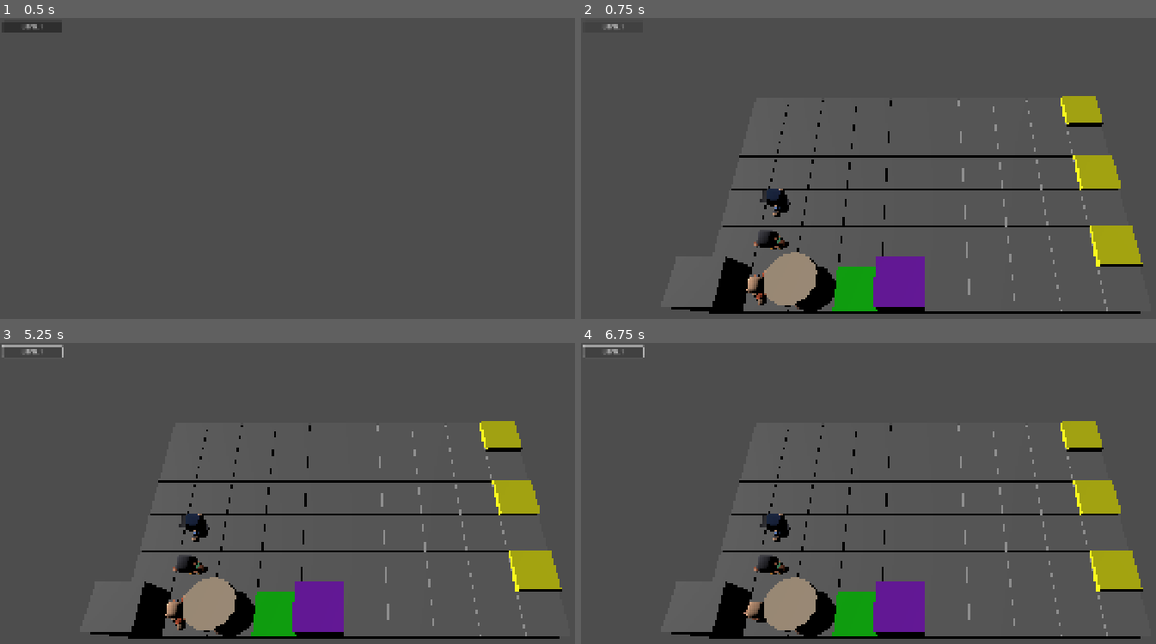
Above: before the commit, frames 1-4 (two rows, left to right).
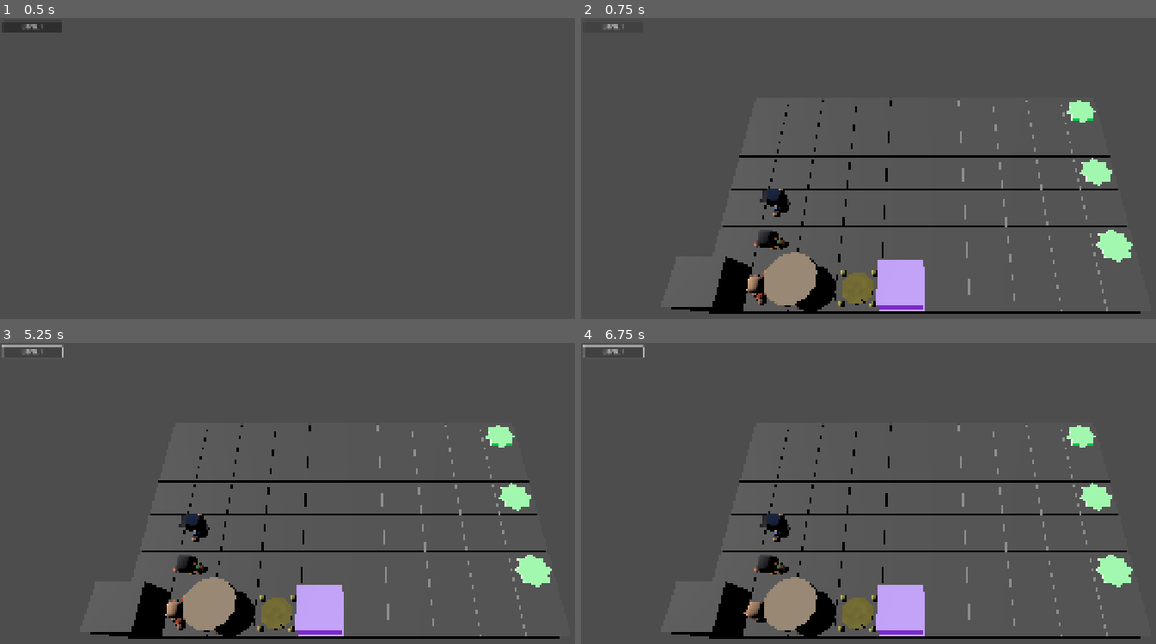
Above: after the commit, the same moments.

Repository: ggestein/jigsaw-of-the-sinking-star
Game: Godot game, scene res://scenes/tests/test_level_with_theme.tscn
The game is run twice, just before and just after one commit, with the same random seed, the same clock (stepped at 60 frames per second) and the same inputs. Before the commit the project has no main scene; this scene is started directly in both runs.
Inputs:
- Up to frame 1 (0.5 s): no input
- Up to frame 2 (0.75 s): click "LEVEL 1" at 0.5 s
- Up to frame 3 (5.25 s): click "LEVEL 1" at 1.25 s; tap Enter at 2, 3.5, 5 s; hold D 2.03-2.78 s; tap R at 2.1 s; tap Space at 2.75, 4.25 s; hold S 2.78-3.53 s; tap Z at 2.85 s; hold D 3.53-4.28 s; tap C at 3.6 s; hold W 4.28-5.03 s; tap F at 4.35 s; hold A from 5.03 s (still down); tap Tab at 5.1 s
- Up to frame 4 (6.75 s): tap Space at 5.75 s; tap R at 5.85 s; release A at 6.53 s; hold S from 6.53 s (still down); tap Z at 6.6 s

Frame 1 is identical in both runs. In frame 2, 5.1% of the frame differs, in the area x 43-98%, y 25-98%; in frame 3, 5.1%; in frame 4, 5.1%.

Commit message:
improve pad/door/goal visual appearance

Diff:
--- a/project.godot
+++ b/project.godot
@@ -11,6 +11,7 @@
 [application]
 
 config/name="jigsaw-of-the-sinking-star"
+run/main_scene="uid://djm6pc5q5id1n"
 config/features=PackedStringArray("4.7", "Forward Plus")
 config/icon="res://icon.svg"
 
--- /dev/null
+++ b/scenes/entities/door.tscn
@@ -0,0 +1,40 @@
+[gd_scene format=3 uid="uid://qlo2m5sevqxw"]
+
+[ext_resource type="Script" uid="uid://dgpp5unbin2aa" path="res://scripts/entities/door.gd" id="1_dn7cs"]
+
+[sub_resource type="StandardMaterial3D" id="StandardMaterial3D_se8m8"]
+emission_enabled = true
+emission = Color(0.48190004, 0.17380002, 0.79, 1)
+
+[sub_resource type="BoxMesh" id="BoxMesh_se8m8"]
+
+[node name="Door" type="Node3D" unique_id=1551931203]
+script = ExtResource("1_dn7cs")
+speed = 6.0
+
+[node name="MeshInstance3D" type="MeshInstance3D" parent="." unique_id=346792723]
+transform = Transform3D(1, 0, 0, 0, 0.05, 0, 0, 0, 0.05, 0, 0, 0.475)
+material_override = SubResource("StandardMaterial3D_se8m8")
+mesh = SubResource("BoxMesh_se8m8")
+
+[node name="MeshInstance3D3" type="MeshInstance3D" parent="." unique_id=922834070]
+transform = Transform3D(0.05, 0, 0, 0, 0.05, 0, 0, 0, 1, 0.475, 0, 0)
+material_override = SubResource("StandardMaterial3D_se8m8")
+mesh = SubResource("BoxMesh_se8m8")
+
+[node name="MeshInstance3D4" type="MeshInstance3D" parent="." unique_id=2105647362]
+transform = Transform3D(0.05, 0, 0, 0, 0.05, 0, 0, 0, 1, -0.475, 0, 0)
+material_override = SubResource("StandardMaterial3D_se8m8")
+mesh = SubResource("BoxMesh_se8m8")
+
+[node name="MeshInstance3D2" type="MeshInstance3D" parent="." unique_id=199039724]
+transform = Transform3D(1, 0, 0, 0, 0.05, 0, 0, 0, 0.05, 0, 0, -0.475)
+material_override = SubResource("StandardMaterial3D_se8m8")
+mesh = SubResource("BoxMesh_se8m8")
+
+[node name="MainBody" type="Node3D" parent="." unique_id=1452375036]
+
+[node name="Mesh" type="MeshInstance3D" parent="MainBody" unique_id=1529772611]
+transform = Transform3D(0.9, 0, 0, 0, 0.9, 0, 0, 0, 0.9, 0, -0.55, 0)
+material_override = SubResource("StandardMaterial3D_se8m8")
+mesh = SubResource("BoxMesh_se8m8")
--- /dev/null
+++ b/scenes/entities/goal.tscn
@@ -0,0 +1,48 @@
+[gd_scene format=3 uid="uid://dvmitufjh1fsf"]
+
+[ext_resource type="Script" uid="uid://cjjssnokhp2b5" path="res://scripts/entities/goal.gd" id="1_c1763"]
+
+[sub_resource type="StandardMaterial3D" id="StandardMaterial3D_y3kor"]
+emission_enabled = true
+emission = Color(0, 1, 0.36666656, 1)
+emission_energy_multiplier = 0.78
+
+[sub_resource type="BoxMesh" id="BoxMesh_se8m8"]
+
+[sub_resource type="BoxMesh" id="BoxMesh_y3kor"]
+
+[node name="Goal" type="Node3D" unique_id=3486556]
+script = ExtResource("1_c1763")
+
+[node name="MeshInstance3D" type="MeshInstance3D" parent="." unique_id=525103265]
+transform = Transform3D(0.6, 0, 0, 0, 0.1, 0, 0, 0, 0.6, 0, 0, 0)
+material_override = SubResource("StandardMaterial3D_y3kor")
+mesh = SubResource("BoxMesh_se8m8")
+
+[node name="MeshInstance3D2" type="MeshInstance3D" parent="." unique_id=1774952464]
+transform = Transform3D(0.42426407, 0, 0.42426407, 0, 0.1, 0, -0.42426407, 0, 0.42426407, 0, 0, 0)
+material_override = SubResource("StandardMaterial3D_y3kor")
+mesh = SubResource("BoxMesh_se8m8")
+
+[node name="ActiveMark" type="Node3D" parent="." unique_id=276236443]
+visible = false
+
+[node name="MeshInstance3D" type="MeshInstance3D" parent="ActiveMark" unique_id=223712617]
+transform = Transform3D(1, 0, 0, 0, 0.05, 0, 0, 0, 0.05, 0, 0, 0.475)
+material_override = SubResource("StandardMaterial3D_y3kor")
+mesh = SubResource("BoxMesh_y3kor")
+
+[node name="MeshInstance3D2" type="MeshInstance3D" parent="ActiveMark" unique_id=424748157]
+transform = Transform3D(1, 0, 0, 0, 0.05, 0, 0, 0, 0.05, 0, 0, -0.475)
+material_override = SubResource("StandardMaterial3D_y3kor")
+mesh = SubResource("BoxMesh_y3kor")
+
+[node name="MeshInstance3D3" type="MeshInstance3D" parent="ActiveMark" unique_id=58425374]
+transform = Transform3D(0.05, 0, 0, 0, 0.05, 0, 0, 0, 1, -0.475, 0, 0)
+material_override = SubResource("StandardMaterial3D_y3kor")
+mesh = SubResource("BoxMesh_y3kor")
+
+[node name="MeshInstance3D4" type="MeshInstance3D" parent="ActiveMark" unique_id=42397917]
+transform = Transform3D(0.05, 0, 0, 0, 0.05, 0, 0, 0, 1, 0.475, 0, 0)
+material_override = SubResource("StandardMaterial3D_y3kor")
+mesh = SubResource("BoxMesh_y3kor")
--- /dev/null
+++ b/scenes/entities/pad.tscn
@@ -0,0 +1,58 @@
+[gd_scene format=3 uid="uid://bxuafrxju32c3"]
+
+[ext_resource type="Script" uid="uid://cbwqsywgkqclq" path="res://scripts/entities/pad.gd" id="1_2nkda"]
+
+[sub_resource type="FastNoiseLite" id="FastNoiseLite_382rk"]
+
+[sub_resource type="NoiseTexture2D" id="NoiseTexture2D_2nkda"]
+noise = SubResource("FastNoiseLite_382rk")
+
+[sub_resource type="NoiseTexture2D" id="NoiseTexture2D_j2u2j"]
+noise = SubResource("FastNoiseLite_382rk")
+
+[sub_resource type="StandardMaterial3D" id="StandardMaterial3D_2nkda"]
+albedo_color = Color(0.76, 0.71034664, 0.3344, 1)
+roughness_texture = SubResource("NoiseTexture2D_j2u2j")
+normal_enabled = true
+normal_scale = 0.2
+normal_texture = SubResource("NoiseTexture2D_2nkda")
+
+[sub_resource type="CylinderMesh" id="CylinderMesh_se8m8"]
+
+[sub_resource type="SphereMesh" id="SphereMesh_se8m8"]
+
+[node name="Pad" type="Node3D" unique_id=512721982]
+script = ExtResource("1_2nkda")
+move_speed = 1.0
+
+[node name="MainButton" type="Node3D" parent="." unique_id=87388952]
+
+[node name="MeshInstance3D" type="MeshInstance3D" parent="MainButton" unique_id=489742232]
+transform = Transform3D(0.7, 0, 0, 0, 0.1, 0, 0, 0, 0.7, 0, 0, 0)
+material_override = SubResource("StandardMaterial3D_2nkda")
+mesh = SubResource("CylinderMesh_se8m8")
+
+[node name="MeshInstance3D2" type="MeshInstance3D" parent="MainButton" unique_id=1376743893]
+transform = Transform3D(0.6, 0, 0, 0, 0.13, 0, 0, 0, 0.6, 0, 0, 0)
+material_override = SubResource("StandardMaterial3D_2nkda")
+mesh = SubResource("CylinderMesh_se8m8")
+
+[node name="Deco0" type="MeshInstance3D" parent="." unique_id=1907354183]
+transform = Transform3D(0.15, 0, 0, 0, 0.15, 0, 0, 0, 0.15, -0.35, 0, 0.35)
+material_override = SubResource("StandardMaterial3D_2nkda")
+mesh = SubResource("SphereMesh_se8m8")
+
+[node name="Deco2" type="MeshInstance3D" parent="." unique_id=1322123596]
+transform = Transform3D(0.15, 0, 0, 0, 0.15, 0, 0, 0, 0.15, 0.35, 0, -0.35)
+material_override = SubResource("StandardMaterial3D_2nkda")
+mesh = SubResource("SphereMesh_se8m8")
+
+[node name="Deco3" type="MeshInstance3D" parent="." unique_id=1844649894]
+transform = Transform3D(0.15, 0, 0, 0, 0.15, 0, 0, 0, 0.15, -0.35, 0, -0.35)
+material_override = SubResource("StandardMaterial3D_2nkda")
+mesh = SubResource("SphereMesh_se8m8")
+
+[node name="Deco1" type="MeshInstance3D" parent="." unique_id=727562587]
+transform = Transform3D(0.15, 0, 0, 0, 0.15, 0, 0, 0, 0.15, 0.35, 0, 0.35)
+material_override = SubResource("StandardMaterial3D_2nkda")
+mesh = SubResource("SphereMesh_se8m8")
--- a/scripts/asset_path_config.gd
+++ b/scripts/asset_path_config.gd
@@ -4,6 +4,7 @@
 const CASTLE_BASE_PATH: StringName = "res://arts/kenney_castle_kit/"
 const CHARACTER_BASE_PATH: StringName = "res://arts/kenney_mini_characters/"
 const EFFECT_BASE_PATH: StringName = "res://scenes/effects/"
+const ENTITIES_BASE_PATH: StringName = "res://scenes/entities/"
 
 static func character_warrior_packedscene_path() -> StringName:
 	return CHARACTER_BASE_PATH + "character-male-b.glb"
@@ -19,3 +20,12 @@
 
 static func exchange_effect_packedscene_path() -> StringName:
 	return EFFECT_BASE_PATH + "exchange_effect.tscn"
+
+static func pad_packedscene_path() -> StringName:
+	return ENTITIES_BASE_PATH + "pad.tscn"
+
+static func goal_packedscene_path() -> StringName:
+	return ENTITIES_BASE_PATH + "goal.tscn"
+
+static func door_packedscene_path() -> StringName:
+	return ENTITIES_BASE_PATH + "door.tscn"
--- /dev/null
+++ b/scripts/entities/door.gd
@@ -0,0 +1,19 @@
+class_name Door
+extends Node3D
+
+@export var speed := 1.0
+@onready var main_body: Node3D = $"MainBody"
+
+var unlock := false
+func set_unlock_im(unlock: bool):
+	self.unlock = unlock
+	var target_height := 0.0 if unlock else 1.0
+	main_body.position = Vector3(0.0, target_height, 0.0)
+
+func set_unlock(unlock: bool):
+	self.unlock = unlock
+
+# Called every frame. 'delta' is the elapsed time since the previous frame.
+func _process(delta: float) -> void:
+	var target_height := 0.0 if unlock else 1.0
+	main_body.position = main_body.position.move_toward(Vector3(0.0, target_height, 0.0), delta * speed)
--- /dev/null
+++ b/scripts/entities/goal.gd
@@ -0,0 +1,33 @@
+class_name Goal
+extends Node3D
+
+@export var active_mark_position: float = 0.3
+@export var active_mark_rotate_speed: float = 1.0
+@export var active_mark_vertical_speed: float = 0.1
+@export var active_mark_float_dist: float = 0.1
+@export var active_mark_float_speed: float = 1.0
+@onready var active_mark: Node3D = $"ActiveMark"
+var active: bool = false
+var time: float = 0.0
+var active_mark_center_pos: Vector3 = Vector3.ZERO
+
+func set_active(active: bool):
+	self.active = active
+
+func _process(delta: float) -> void:
+	if active:
+		time += delta
+		if not active_mark.visible:
+			active_mark.visible = true
+		active_mark.rotate(Vector3.UP, delta * active_mark_rotate_speed)
+		var active_mark_height := active_mark_position
+		var target_pos := Vector3(0.0, active_mark_height, 0.0)
+		active_mark_center_pos = active_mark_center_pos.move_toward(target_pos, delta * active_mark_vertical_speed)
+		var float_dist := active_mark_float_dist * sin(active_mark_float_speed * time)
+		active_mark.position = active_mark_center_pos + Vector3(0.0, float_dist, 0.0)
+	else:
+		if active_mark.visible:
+			active_mark.visible = false
+		active_mark.position = Vector3.ZERO
+		active_mark_center_pos = Vector3.ZERO
+		time = 0.0
--- /dev/null
+++ b/scripts/entities/pad.gd
@@ -0,0 +1,26 @@
+class_name Pad
+extends Node3D
+
+@export var pressed_position: float = -0.1
+@export var move_speed: float = 0.2
+@onready var main_button: Node3D = $"MainButton"
+
+var is_pressed: bool = false
+# Called when the node enters the scene tree for the first time.
+func _ready() -> void:
+	pass # Replace with function body.
+
+
+# Called every frame. 'delta' is the elapsed time since the previous frame.
+func _process(delta: float) -> void:
+	var target_pos := pressed_position if is_pressed else 0.0
+	main_button.position = main_button.position.move_toward(Vector3(0.0, target_pos, 0.0), move_speed * delta)
+	pass
+
+func set_pressed_im(pressed: bool):
+	is_pressed = pressed
+	var target_pos := pressed_position if is_pressed else 0.0
+	main_button.position = Vector3(0.0, target_pos, 0.0)
+
+func set_pressed(pressed: bool):
+	is_pressed = pressed
--- a/scripts/main_game.gd
+++ b/scripts/main_game.gd
@@ -40,9 +40,9 @@
 var obstacle_node_map: Dictionary[int, Node3D]
 var box_node_map: Dictionary[int, Node3D]
 var character_node_map: Dictionary[int, Node3D]
-var pad_node_map: Dictionary[int, Node3D]
-var door_node_map: Dictionary[int, Node3D]
-var goal_node_map: Dictionary[int, Node3D]
+var pad_node_map: Dictionary[int, Pad]
+var door_node_map: Dictionary[int, Door]
+var goal_node_map: Dictionary[int, Goal]
 var main_camera: Camera3D
 var player_input_queue: Array[CoreGameplay.PlayerInput] = []
 var core_gameplay_event_queue: Array[CoreGameplay.Event] = []
@@ -121,38 +121,31 @@
 	# setup pads
 	for pad_idx in range(0, len(game_instance_args.level_data.pads)):
 		var pad_pos := game_instance_args.level_data.pads[pad_idx]
-		var pad_inst := MeshInstance3D.new()
-		pad_inst.mesh = BoxMesh.new()
-		pad_inst.material_override = StandardMaterial3D.new()
-		pad_inst.material_override.albedo_color = Color.GREEN
+		var pad_proto: PackedScene = load(AssetPathConfig.pad_packedscene_path())
+		var pad_inst := pad_proto.instantiate()
 		pad_inst.name = "PAD_%d" % pad_idx
 		add_child(pad_inst)
-		pad_inst.position = grid_to_world(pad_pos) - Vector3.UP * 0.4
-		pad_inst.scale = Vector3(0.98, 1.0, 0.98)
+		pad_inst.position = grid_to_world(pad_pos)
 		pad_node_map[pad_idx] = pad_inst
 	# setup doors
 	for door_idx in range(0, len(game_instance_args.level_data.doors)):
 		var door_pos := game_instance_args.level_data.doors[door_idx].position
-		var door_inst := MeshInstance3D.new()
-		door_inst.mesh = BoxMesh.new()
-		door_inst.material_override = StandardMaterial3D.new()
-		door_inst.material_override.albedo_color = Color.PURPLE
+		var door_proto: PackedScene = load(AssetPathConfig.door_packedscene_path())
+		var door_inst := door_proto.instantiate()
 		door_inst.name = "DOOR_%d" % door_idx
 		add_child(door_inst)
-		door_inst.position = grid_to_world(door_pos) + Vector3.UP * 0.5
-		door_inst.scale = Vector3(0.98, 1.0, 0.98)
+		door_inst.position = grid_to_world(door_pos)
+		var actual_door_inst := door_inst as Door
+		actual_door_inst.set_unlock_im(game_instance_args.initial_state.doors_unlock[door_idx])
 		door_node_map[door_idx] = door_inst
 	# setup goals
 	for goal_idx in range(0, len(game_instance_args.level_data.goals)):
 		var goal_pos := game_instance_args.level_data.goals[goal_idx]
-		var goal_inst := MeshInstance3D.new()
-		goal_inst.mesh = BoxMesh.new()
-		goal_inst.material_override = StandardMaterial3D.new()
-		goal_inst.material_override.albedo_color = Color.YELLOW
-		goal_inst.name = "GOAL_%d" % goal_pos
+		var goal_proto: PackedScene = load(AssetPathConfig.goal_packedscene_path())
+		var goal_inst := goal_proto.instantiate()
+		goal_inst.name = "GOAL_%d" % goal_idx
 		add_child(goal_inst)
-		goal_inst.position = grid_to_world(goal_pos) - Vector3.UP * 0.4
-		goal_inst.scale = Vector3(0.98, 1.0, 0.98)
+		goal_inst.position = grid_to_world(goal_pos)
 		goal_node_map[goal_idx] = goal_inst
 	# setup camera
 	main_camera = Camera3D.new()
@@ -196,14 +189,14 @@
 		node.position = grid_to_world(box_inst.position)
 	for pad_idx in pad_node_map:
 		var node := pad_node_map[pad_idx]
-		node.visible = not current_state.pads_active[pad_idx]
+		node.set_pressed_im(current_state.pads_active[pad_idx])
 	for door_idx in door_node_map:
 		var node := door_node_map[door_idx]
-		node.visible = not current_state.doors_unlock[door_idx]
+		node.set_unlock_im(current_state.doors_unlock[door_idx])
 	for goal_idx in goal_node_map:
 		var node := goal_node_map[goal_idx]
 		var active := current_state.goals_active[goal_idx]
-		node.material_override.albedo_color = Color.GREEN_YELLOW if active else Color.YELLOW
+		node.set_active(active)
 
 func handle_core_gameplay_event(evt: CoreGameplay.Event):
 	if evt.type == CoreGameplay.EventType.CHAR_MOVE:
@@ -243,15 +236,15 @@
 	elif evt.type == CoreGameplay.EventType.PAD_ACTIVE:
 		var pad_idx = evt.args[0]
 		var active = evt.args[1]
-		pad_node_map[pad_idx].visible = not active
+		pad_node_map[pad_idx].set_pressed(active)
 	elif evt.type == CoreGameplay.EventType.DOOR_UNLOCK:
 		var door_idx = evt.args[0]
 		var unlock = evt.args[1]
-		door_node_map[door_idx].visible = not unlock
+		door_node_map[door_idx].set_unlock(unlock)
 	elif evt.type == CoreGameplay.EventType.GOAL_ACTIVE:
 		var goal_idx = evt.args[0]
 		var active = evt.args[1]
-		goal_node_map[goal_idx].material_override.albedo_color = Color.GREEN_YELLOW if active else Color.YELLOW
+		goal_node_map[goal_idx].set_active(active)
 	elif evt.type == CoreGameplay.EventType.POSITION_EXCHANGE:
 		var from_type = evt.args[0]
 		var from_idx = evt.args[1]
Not shown, added: scripts/entities/door.gd.uid
Not shown, added: scripts/entities/goal.gd.uid
Not shown, added: scripts/entities/pad.gd.uid
